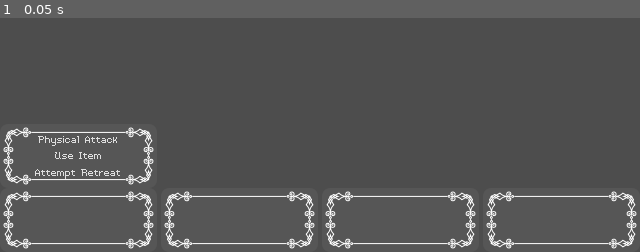
Above: before the commit, frame 1.
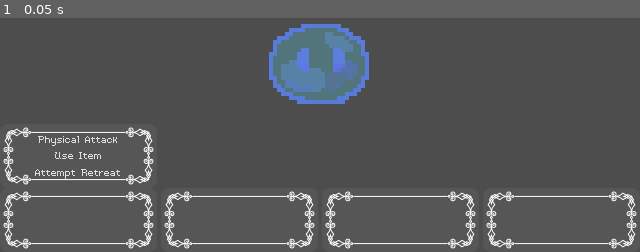
Above: after the commit, the same moment.

Repository: masone3/JRPG-Game
Game: Godot game, scene res://battle.tscn
The game is run twice, just before and just after one commit, with the same random seed, the same clock (stepped at 60 frames per second) and the same inputs.
Inputs:
- Up to frame 1 (0.05 s): no input

The runs differ from the first frame. In frame 1, 4.5% of the frame differs, in the area x 42-58%, y 2-37%.
Error after the commit: Parse Error: Could not find type "UI_Window" in the current scope. (res://battle.gd:3)

Commit message:
Added basic slime model to serve as reference for battle scene

Diff:
--- a/UIWindow.tscn
+++ b/UIWindow.tscn
@@ -1,8 +1,9 @@
 [gd_scene format=3 uid="uid://bq2orrl7j8ebj"]
 
 [ext_resource type="Texture2D" uid="uid://ckn6jnb8fb162" path="res://UI/Borders.svg" id="1_cu2nq"]
+[ext_resource type="Script" uid="uid://5s2xjyhsse16" path="res://ui_window.gd" id="2_wt3b1"]
 
-[node name="NinePatchRect" type="NinePatchRect" unique_id=413180026]
+[node name="UI_Window" type="NinePatchRect" unique_id=413180026]
 size_flags_horizontal = 3
 texture = ExtResource("1_cu2nq")
 region_rect = Rect2(268, 664, 128, 128)
@@ -10,3 +11,4 @@
 patch_margin_top = 32
 patch_margin_right = 32
 patch_margin_bottom = 32
+script = ExtResource("2_wt3b1")
--- /dev/null
+++ b/battle.gd
@@ -0,0 +1,4 @@
+extends Control
+
+@onready var _options: UI_Window = $Options
+@onready var _options_menu: Menu = $Options/Margin/Options
--- a/battle.tscn
+++ b/battle.tscn
@@ -1,7 +1,10 @@
 [gd_scene format=3 uid="uid://dtt4uvwk1e67l"]
 
 [ext_resource type="Theme" uid="uid://cetxk8mn7ikl2" path="res://default_theme.tres" id="1_oxp8w"]
+[ext_resource type="Script" uid="uid://dkmjshnqumgxu" path="res://battle.gd" id="2_6t8i5"]
 [ext_resource type="PackedScene" uid="uid://bq2orrl7j8ebj" path="res://UIWindow.tscn" id="2_7sfm4"]
+[ext_resource type="Script" uid="uid://c3r6cs3fby6i2" path="res://options.gd" id="4_dw4jg"]
+[ext_resource type="Texture2D" uid="uid://61mjyxpuwir6" path="res://Slime.png" id="5_0npn6"]
 
 [node name="Battle" type="Control" unique_id=869240570]
 layout_mode = 3
@@ -11,6 +14,7 @@
 grow_horizontal = 2
 grow_vertical = 2
 theme = ExtResource("1_oxp8w")
+script = ExtResource("2_6t8i5")
 
 [node name="Options" parent="." unique_id=413180026 instance=ExtResource("2_7sfm4")]
 layout_mode = 0
@@ -18,7 +22,7 @@
 offset_right = 157.0
 offset_bottom = 296.0
 
-[node name="MarginContainer" type="MarginContainer" parent="Options" unique_id=1227186714]
+[node name="Margin" type="MarginContainer" parent="Options" unique_id=1227186714]
 layout_mode = 0
 offset_right = 157.0
 offset_bottom = 64.0
@@ -27,20 +31,21 @@
 theme_override_constants/margin_right = 8
 theme_override_constants/margin_bottom = 8
 
-[node name="VBoxContainer" type="VBoxContainer" parent="Options/MarginContainer" unique_id=65389275]
+[node name="Options" type="VBoxContainer" parent="Options/Margin" unique_id=65389275]
 layout_mode = 2
+script = ExtResource("4_dw4jg")
 
-[node name="PhysicalAttack" type="Button" parent="Options/MarginContainer/VBoxContainer" unique_id=369816654]
+[node name="PhysicalAttack" type="Button" parent="Options/Margin/Options" unique_id=369816654]
 layout_mode = 2
 size_flags_vertical = 3
 text = "Physical Attack"
 
-[node name="UseItem" type="Button" parent="Options/MarginContainer/VBoxContainer" unique_id=471853361]
+[node name="UseItem" type="Button" parent="Options/Margin/Options" unique_id=471853361]
 layout_mode = 2
 size_flags_vertical = 3
 text = "Use Item"
 
-[node name="Retreat" type="Button" parent="Options/MarginContainer/VBoxContainer" unique_id=657323138]
+[node name="Retreat" type="Button" parent="Options/Margin/Options" unique_id=657323138]
 layout_mode = 2
 size_flags_vertical = 3
 text = "Attempt Retreat"
@@ -69,14 +74,25 @@
 [node name="4thPartyMemb" parent="Bottom" unique_id=1952626258 instance=ExtResource("2_7sfm4")]
 layout_mode = 2
 
-[node name="Control" type="Control" parent="." unique_id=27918795]
-anchors_preset = 0
-offset_right = 40.0
-offset_bottom = 40.0
+[node name="Enemies" type="Control" parent="." unique_id=27918795]
+layout_mode = 1
+anchors_preset = 10
+anchor_right = 1.0
+offset_bottom = 294.0
+grow_horizontal = 2
 
-[node name="TextureButton" type="TextureButton" parent="Control" unique_id=700788993]
-layout_mode = 0
-offset_left = 550.0
-offset_top = 70.0
-offset_right = 590.0
-offset_bottom = 110.0
+[node name="TextureButton" type="TextureButton" parent="Enemies" unique_id=700788993]
+layout_mode = 1
+anchors_preset = 8
+anchor_left = 0.5
+anchor_top = 0.5
+anchor_right = 0.5
+anchor_bottom = 0.5
+offset_left = -63.0
+offset_top = -43.0
+offset_right = -31.0
+offset_bottom = -11.0
+grow_horizontal = 2
+grow_vertical = 2
+scale = Vector2(4, 4)
+texture_normal = ExtResource("5_0npn6")
--- /dev/null
+++ b/options.gd
@@ -0,0 +1 @@
+class Menu extends Container
--- /dev/null
+++ b/ui_window.gd
@@ -0,0 +1 @@
+class name UI_Window extends NinePatchRect
Binary file added: Slime.png
Not shown, added: Slime.png.import
Not shown, added: battle.gd.uid
Not shown, added: options.gd.uid
Not shown, added: ui_window.gd.uid
